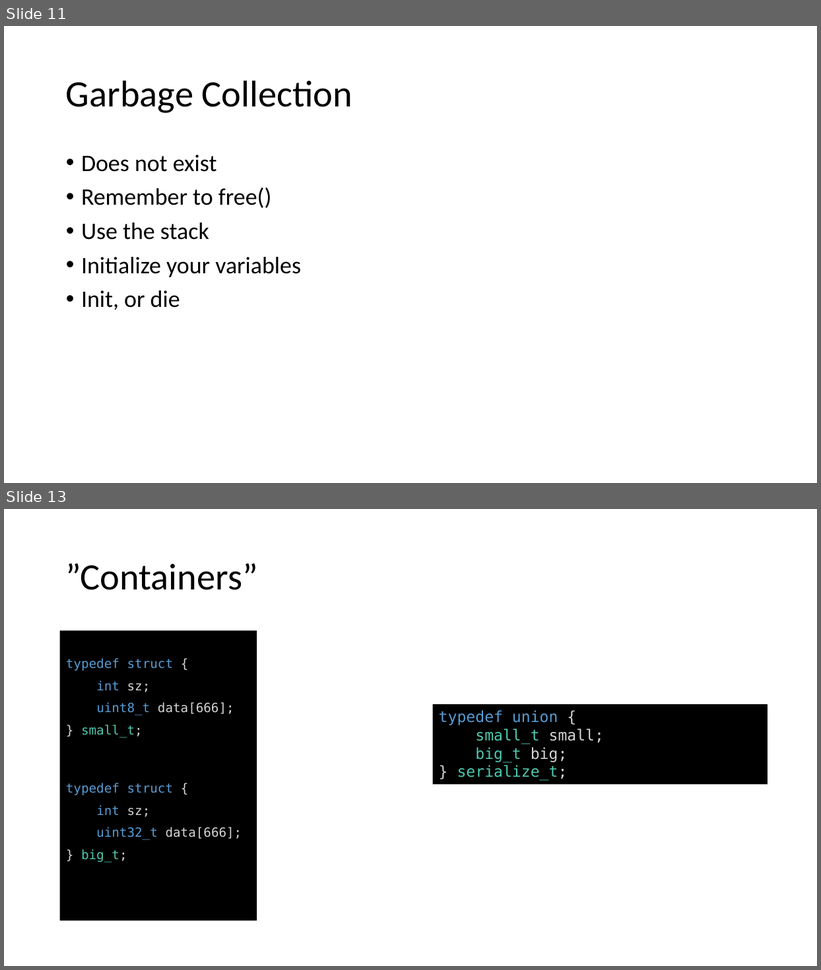
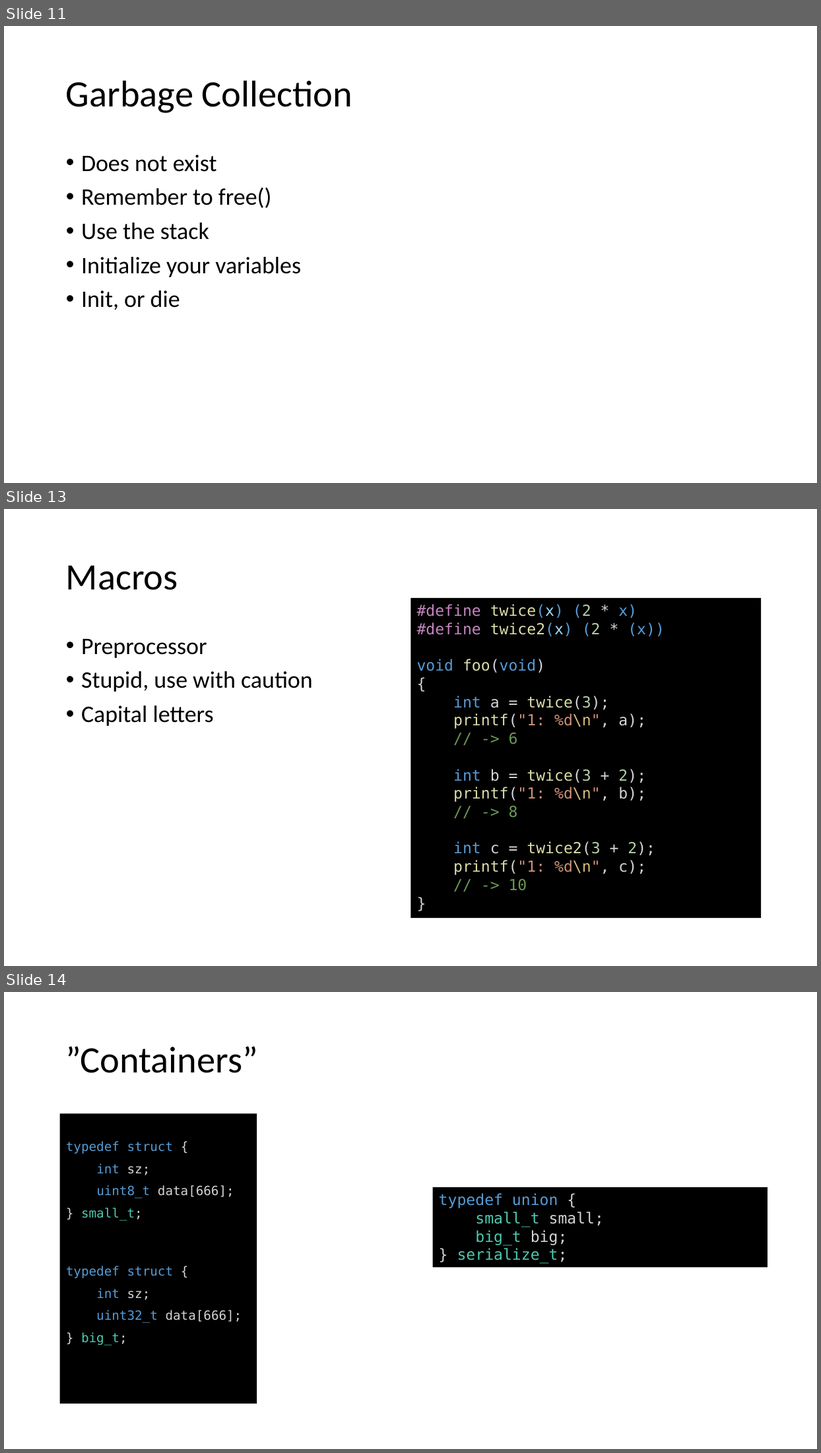
Before and after one commit to joelbygger/c_talk, a slide deck: presentation.pptx. Shown one above the other, each under a label of ours: slides 11 and 13 before the commit, slides 11, 13 and 14 after it; the slides between them are not shown. The pictures are 821x970 and 821x1453 pixels, drawn with LibreOffice and Linux fonts; fonts in the diff are those of the drawing. Boxes give left, top, right and bottom in pixels: in the first picture for what was removed or moved away, otherwise in the second. Text is boxed around its words. In the diff, an @@ line names an element or a change of style, - is before the commit and + after.

```diff
--- a/presentation.pptx
+++ b/presentation.pptx
@@ slide 13 added at box(4, 509, 817, 966), background #FFFFFF @@
@@ title added at box(66, 565, 178, 590), 44 pt, text #000000 @@
+Macros
@@ rectangle added at box(411, 598, 761, 918), fill #000000, 18 pt, text #DCDCAA @@
+#define twice(x) (2 * x)
+#define twice2(x) (2 * (x))
+void foo(void)
+{
+int a = twice(3);
+printf("1: %d\n", a);
+// -> 6
+int b = twice(3 + 2);
+printf("1: %d\n", b);
+// -> 8
+int c = twice2(3 + 2);
+printf("1: %d\n", c);
+// -> 10
+}
@@ text added at box(81, 639, 313, 726), 28 pt, text #000000 @@
+• Preprocessor
+• Stupid, use with caution
+• Capital letters
@@ what was slide 13 is now slide 14 @@
```
Also in this commit, not shown: 6 slides changed, 2 other slides added, 5 other files.
